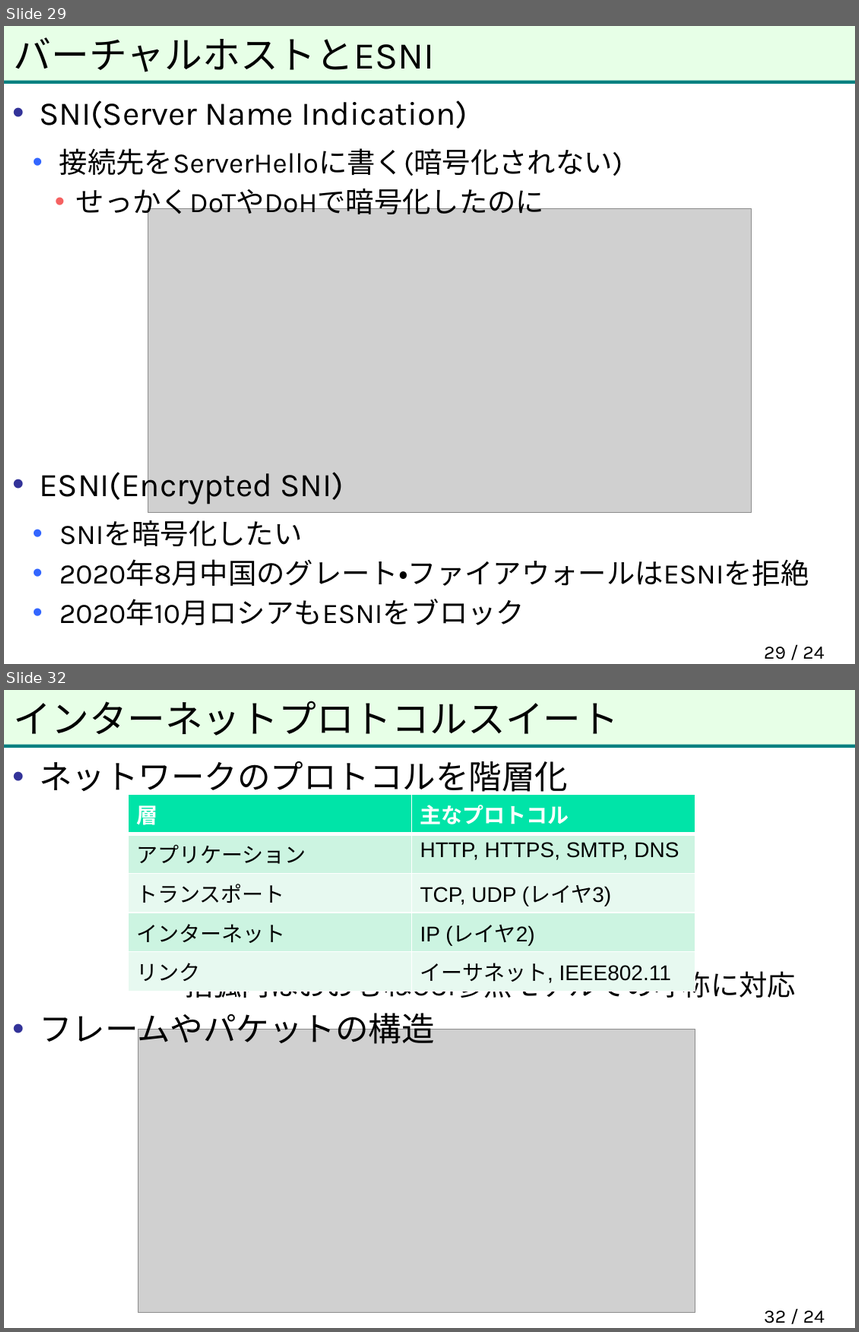
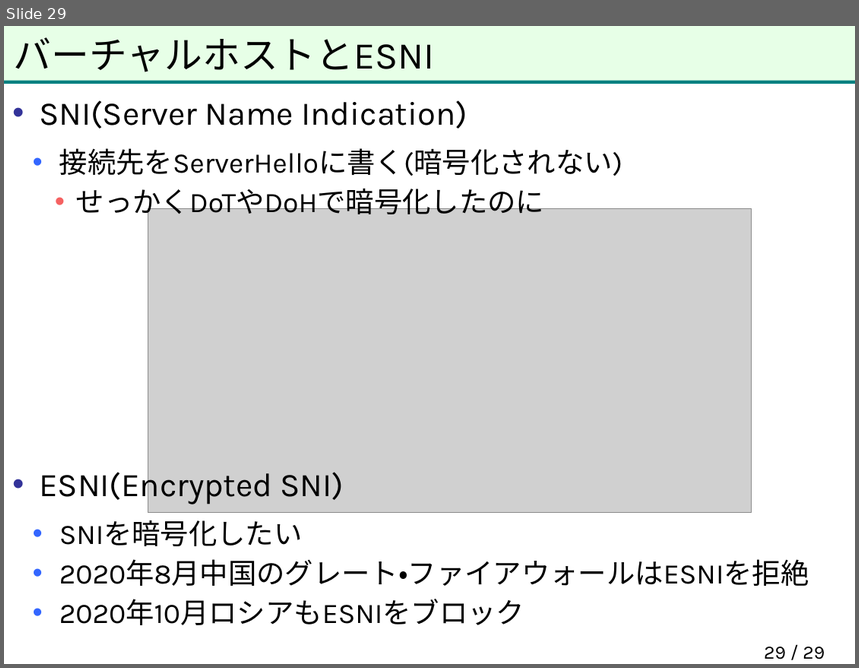
Before and after one commit to herumi/anninbon, a slide deck: lec/anninbon9.pptx. Shown one above the other, each under a label of ours: slides 29 and 32 before the commit, slide 29 after it; the slides between them are not shown. The pictures are 859x1332 and 859x668 pixels, drawn with LibreOffice and Linux fonts; fonts in the diff are those of the drawing; grey boxes stand for pictures; background and template pictures are left out. Boxes give left, top, right and bottom in pixels: in the first picture for what was removed or moved away, otherwise in the second. Text is boxed around its words. In the diff, an @@ line names an element or a change of style, - is before the commit and + after.

```diff
--- a/lec/anninbon9.pptx
+++ b/lec/anninbon9.pptx
@@ slide 32 removed at (4, 690, 855, 1328), background #FFFFFF; not listed: 2 template elements that a slide beside it also shows @@
@@ title removed at (14, 701, 620, 736) @@
-インターネットプロトコルスイート
@@ text removed at (39, 761, 796, 1049) @@
-• ネットワークのプロトコルを階層化
-  括弧内はおおむねOSI参照モデルでの呼称に対応
-• フレームやパケットの構造
@@ table removed at (129, 795, 695, 986), 5 rows, 2 columns @@
-層 | 主なプロトコル
-アプリケーション | HTTP, HTTPS, SMTP, DNS
-トランスポート | TCP, UDP (レイヤ3)
-インターネット | IP (レイヤ2)
-リンク | イーサネット, IEEE802.11
@@ picture removed at (138, 1030, 695, 1313) @@
@@ page number removed at (764, 1311, 825, 1324) @@
-32 / 24
@@ page number at (764, 647, 825, 660): text changed @@
-29 / 24
+29 / 29
```
Also in this commit, not shown: 1 slide changed, 14 other slides removed, 1 other file.
